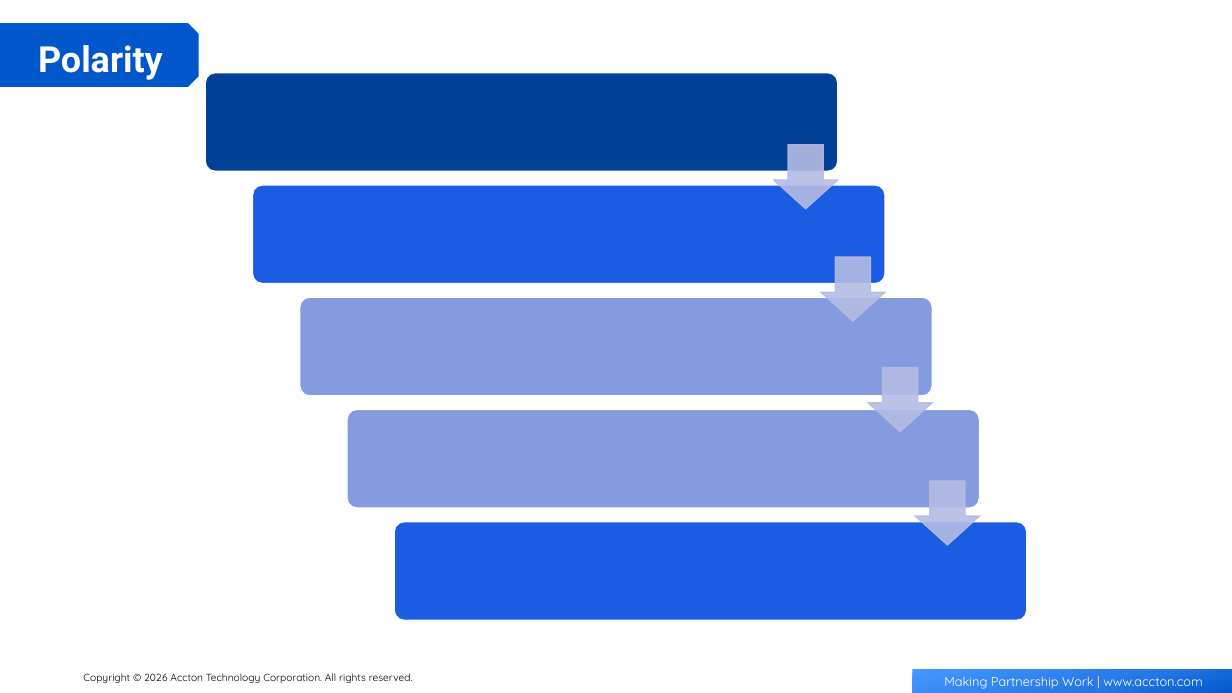
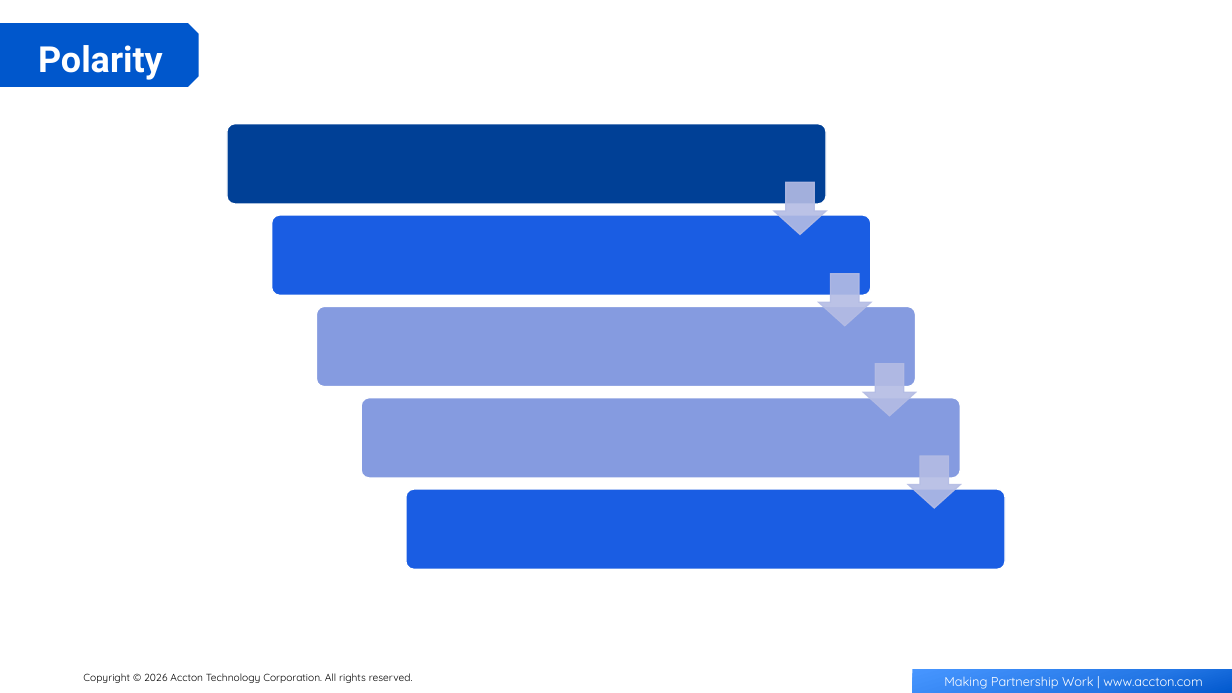
Before and after one commit to AngelTseng/PPT_AI_TOOL, a slide deck: slide 17 of template.pptx. Drawn at 1232x693 pixels with LibreOffice and Linux fonts; fonts in the diff are those of the drawing; background and template pictures are left out. Boxes give left, top, right and bottom in pixels: in the first picture for what was removed or moved away, otherwise in the second. Text is boxed around its words. In the diff, an @@ line names an element or a change of style, - is before the commit and + after.

```diff
--- a/template.pptx
+++ b/template.pptx
@@ rounded rectangle: place and size @@
-rounded rectangle at [205,73,837,172]
+rounded rectangle at [227,124,826,204]
@@ down arrow: place and size @@
-down arrow at [774,145,837,209]
+down arrow at [775,182,826,234]
@@ rounded rectangle: place and size @@
-rounded rectangle at [252,185,884,284]
+rounded rectangle at [272,215,871,296]
@@ down arrow: place and size @@
-down arrow at [821,257,884,321]
+down arrow at [819,274,871,325]
@@ rounded rectangle: place and size @@
-rounded rectangle at [299,298,932,396]
+rounded rectangle at [316,307,915,387]
@@ down arrow: place and size @@
-down arrow at [869,368,933,432]
+down arrow at [863,364,915,416]
@@ rounded rectangle: place and size @@
-rounded rectangle at [348,409,980,508]
+rounded rectangle at [361,397,960,478]
@@ down arrow: place and size @@
-down arrow at [916,481,980,544]
+down arrow at [909,456,960,507]
@@ rounded rectangle: place and size @@
-rounded rectangle at [395,522,1027,621]
+rounded rectangle at [406,489,1005,569]
```
Also in this commit, not shown: 1 other slide changed.
